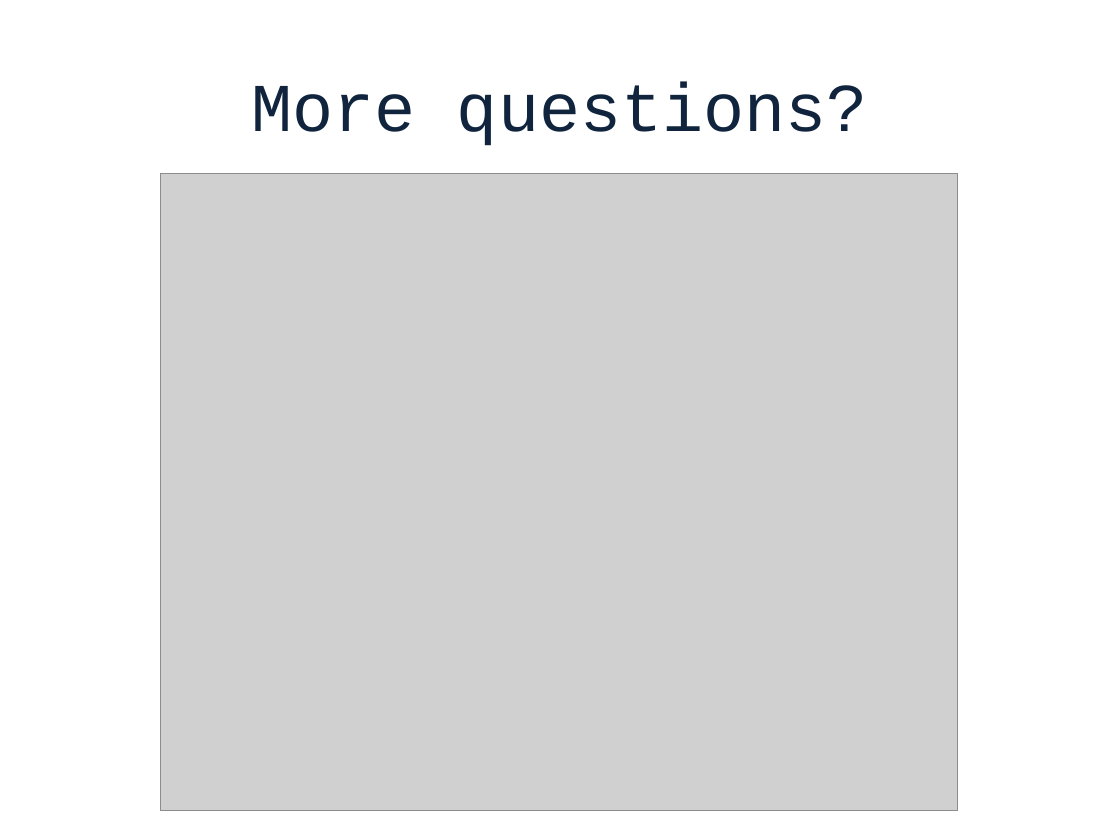
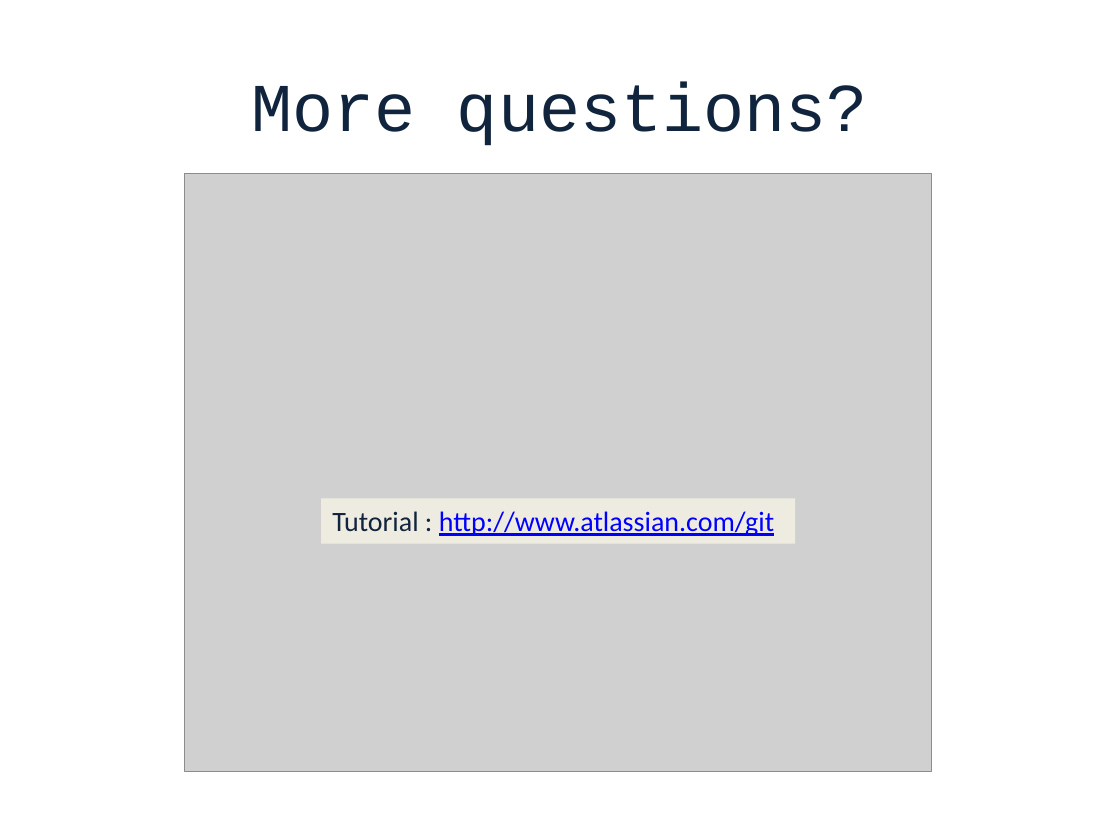
Before and after one commit to stounio/WalkingThroughTheWoods, a slide deck: slide 7 of presentation/walkingThroughTheWood.pptx. Drawn at 1120x840 pixels with LibreOffice and Linux fonts; fonts in the diff are those of the drawing; grey boxes stand for pictures; background and template pictures are left out. Boxes give left, top, right and bottom in pixels: in the first picture for what was removed or moved away, otherwise in the second. Text is boxed around its words. In the diff, an @@ line names an element or a change of style, - is before the commit and + after.

Commit message:
Add link to Atlassian tutorial

```diff
--- a/presentation/walkingThroughTheWood.pptx
+++ b/presentation/walkingThroughTheWood.pptx
@@ picture: place and size @@
-picture at [160,174,958,811]
+picture at [185,174,932,772]
@@ rectangle added at [321,498,795,543], fill #EEECE1, 18 pt, text #0000FF, underline @@
+Tutorial : http://www.atlassian.com/git
```
